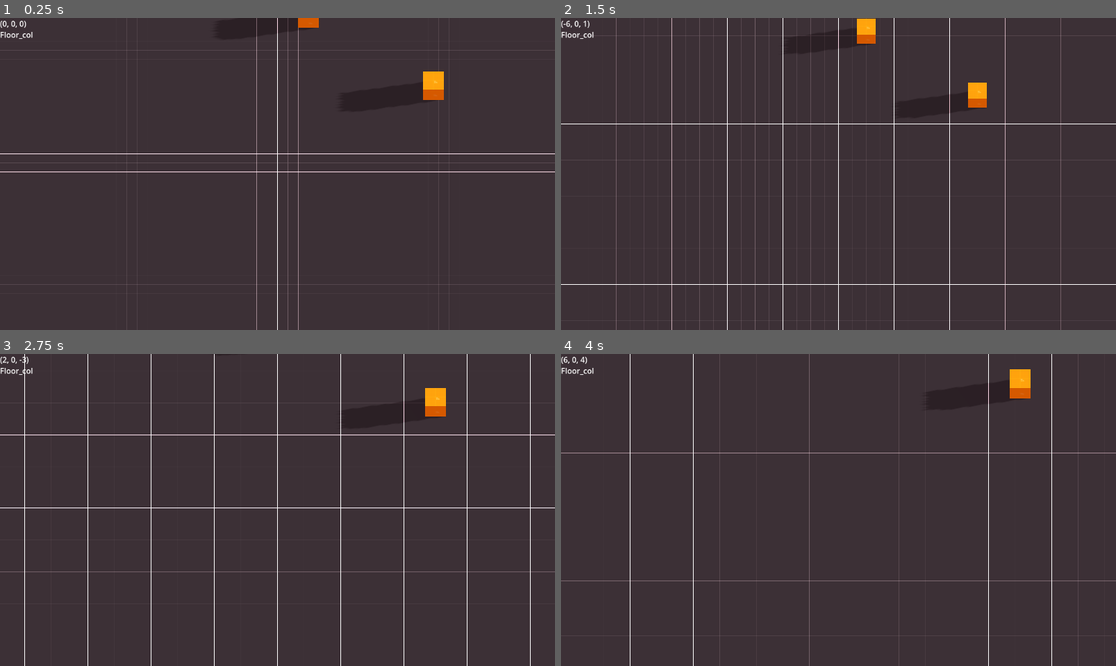
Above: before the commit, frames 1-4 (two rows, left to right).
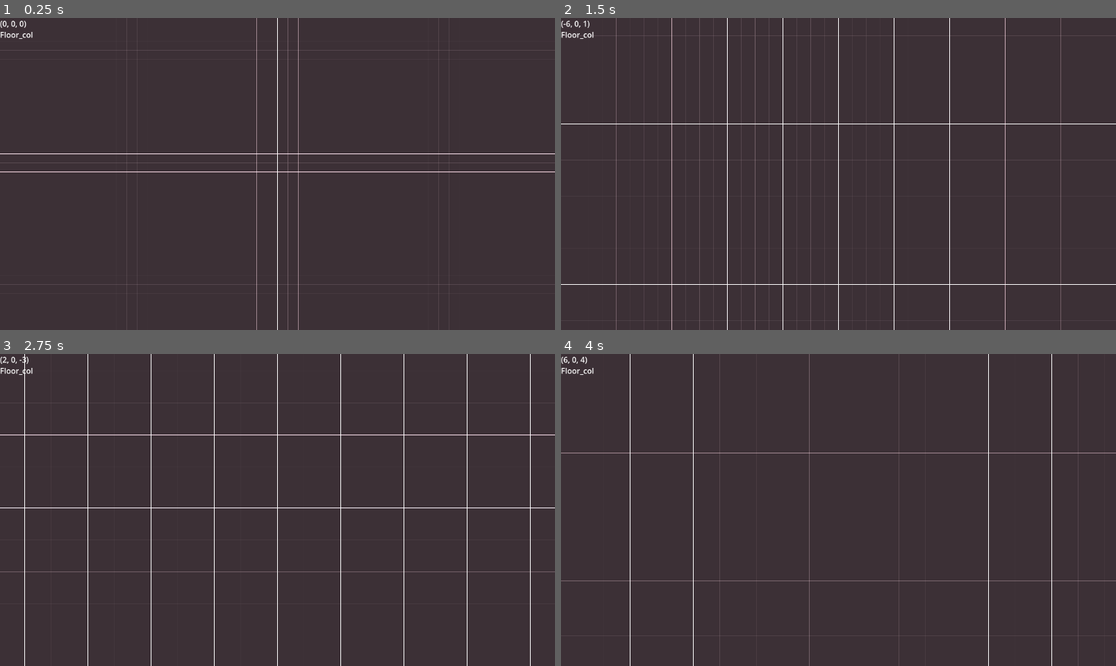
Above: after the commit, the same moments.

Repository: jorie100/Lander
Game: Godot game, scene res://scenes/DebugScene.tscn
The game is run twice, just before and just after one commit, with the same random seed, the same clock (stepped at 60 frames per second) and the same inputs.
Inputs (mouse positions are in pixels of both pictures, inside the frame that each line leads up to):
- Up to frame 1 (0.25 s): no input
- Up to frame 2 (1.5 s): tap Enter at 0.5 s; move the mouse to (960, 158) at 0.52 s; press the mouse at (960, 158) at 0.53 s; tap Mouse wheel down (cam_zoom_down) at 0.8, 1.35 s; move the mouse to (727, 189) at 1.27 s; release the mouse at (727, 189) at 1.28 s
- Up to frame 3 (2.75 s): tap Mouse wheel up (cam_zoom_up) at 1.55, 2.1 s; move the mouse to (333, 441) at 2.02 s; tap S (camera_down) at 2.3 s
- Up to frame 4 (4 s): move the mouse to (810, 572) at 2.77 s; tap S (camera_down) at 2.85 s; tap A (camera_left) at 3.05, 3.6 s; move the mouse to (1005, 556) at 3.52 s; tap D (camera_right) at 3.8 s

The runs differ from the first frame. In frame 1, 0.5% of the frame differs, in the area x 46-80%, y 0-27%; in frame 2, 0.6%, in the area x 44-77%, y 0-31%; in frame 3, 0.4%; in frame 4, 0.4%.

Commit message:
World Generation Threaded

Diff:
--- a/scenes/DebugScene.tscn
+++ b/scenes/DebugScene.tscn
@@ -8,11 +8,12 @@
 [ext_resource type="PackedScene" uid="uid://xq7h4o4vqbxv" path="res://scenes/player/MainCamera.tscn" id="4_gwgv0"]
 [ext_resource type="Material" uid="uid://bwvwtr6vftt3u" path="res://assets/materials/prototype_materials/dark_floor.tres" id="4_ip3fi"]
 [ext_resource type="Script" path="res://scripts/world/preview_container.gd" id="4_pfnmy"]
+[ext_resource type="PackedScene" uid="uid://woofhuq5383m" path="res://scenes/ui/LoadingScreen.tscn" id="5_1b8vi"]
 [ext_resource type="Material" uid="uid://cqlp7kufgqtba" path="res://assets/materials/structures/preview_buildable.tres" id="5_xxv2k"]
 [ext_resource type="Material" uid="uid://bopvtyrfl120p" path="res://assets/materials/structures/preview_not_buildable.tres" id="6_bchxv"]
 [ext_resource type="Script" path="res://scripts/world/structures_container.gd" id="8_g41cv"]
 
-[sub_resource type="ArrayMesh" id="ArrayMesh_tksk0"]
+[sub_resource type="ArrayMesh" id="ArrayMesh_mirug"]
 _surfaces = [{
 "aabb": AABB(-8, 0, -8, 16, 1e-05, 16),
 "attribute_data": PackedByteArray(0, 0, 0, 0, 0, 0, 0, 0, 0, 0, 128, 63, 0, 0, 0, 0, 0, 0, 128, 63, 0, 0, 128, 63, 0, 0, 0, 0, 0, 0, 128, 63),
@@ -43,21 +44,24 @@
 world_generator = NodePath("WorldGenerator")
 main_camera = NodePath("../MainCamera")
 
-[node name="WorldGenerator" type="Node" parent="World" node_paths=PackedStringArray("structures_container", "world_floor")]
+[node name="WorldGenerator" type="Node" parent="World" node_paths=PackedStringArray("structures_container", "world_floor", "loading_screen")]
 script = ExtResource("4_f2ikr")
 current_structure = ExtResource("3_srluh")
 structures_container = NodePath("../StructuresContainer")
 world_floor = NodePath("../Floor")
+loading_screen = NodePath("LoadingScreen")
+
+[node name="LoadingScreen" parent="World/WorldGenerator" instance=ExtResource("5_1b8vi")]
 
 [node name="Floor" parent="World" instance=ExtResource("1_16ih5")]
-mesh = SubResource("ArrayMesh_tksk0")
+mesh = SubResource("ArrayMesh_mirug")
 skeleton = NodePath("../..")
 material = ExtResource("4_ip3fi")
 
 [node name="Floor_col" type="StaticBody3D" parent="World/Floor"]
 
 [node name="CollisionShape3D" type="CollisionShape3D" parent="World/Floor/Floor_col"]
-shape = SubResource("ConcavePolygonShape3D_clfng")
+shape = SubResource("ConcavePolygonShape3D_6iyxj")
 
 [node name="PreviewContainer" type="Node3D" parent="World"]
 script = ExtResource("4_pfnmy")
--- /dev/null
+++ b/scenes/ui/LoadingScreen.tscn
@@ -0,0 +1,27 @@
+[gd_scene load_steps=2 format=3 uid="uid://woofhuq5383m"]
+
+[ext_resource type="Script" path="res://scripts/ui/loading_screen.gd" id="1_jgc4e"]
+
+[node name="LoadingScreen" type="CanvasLayer" node_paths=PackedStringArray("progress_bar")]
+script = ExtResource("1_jgc4e")
+progress_bar = NodePath("ProgressBar")
+
+[node name="ColorRect" type="ColorRect" parent="."]
+anchors_preset = 15
+anchor_right = 1.0
+anchor_bottom = 1.0
+grow_horizontal = 2
+grow_vertical = 2
+color = Color(0.0728426, 0.0728426, 0.0728426, 1)
+
+[node name="ProgressBar" type="ProgressBar" parent="."]
+anchors_preset = 14
+anchor_top = 0.5
+anchor_right = 1.0
+anchor_bottom = 0.5
+offset_left = 15.0
+offset_top = -13.0
+offset_right = -15.0
+offset_bottom = 14.0
+grow_horizontal = 2
+grow_vertical = 2
--- a/scripts/player/main_camera.gd
+++ b/scripts/player/main_camera.gd
@@ -22,6 +22,7 @@
 var camera_zoom: float
 var build_mode: bool = false
 var current_structure: StructureData
+var world_generated: bool = false
 
 func _ready() -> void:
 	current_structure = structures.front()
@@ -31,49 +32,50 @@
 		grid.visible = build_mode
 
 func _input(_event) -> void:
+	if world_generated:
 
-	if Input.is_action_just_pressed("cycle_structures") and build_mode:
-		structures = Utils.rotate_right(structures,1)
-		current_structure = structures.front()
+		if Input.is_action_just_pressed("cycle_structures") and build_mode:
+			structures = Utils.rotate_right(structures,1)
+			current_structure = structures.front()
 
-	if Input.is_action_just_pressed("toggle_build_mode"):
-		build_mode = not build_mode
-		build_mode_toggled.emit(build_mode)
-		if grid:
-			grid.visible = build_mode
+		if Input.is_action_just_pressed("toggle_build_mode"):
+			build_mode = not build_mode
+			build_mode_toggled.emit(build_mode)
+			if grid:
+				grid.visible = build_mode
 
 
-	if build_mode:
+		if build_mode:
 
-		if Input.is_action_pressed("build"):
-			var raycast_result = raycast_from_camera(1)
-			if raycast_result:
-				var mouse_3d_position = raycast_result.get("position")
-				if mouse_3d_position.x < 0:
-					mouse_3d_position.x += -1
-				if mouse_3d_position.z < 0:
-					mouse_3d_position.z += -1
-				#builded.emit(mouse_3d_position, false)
-				structure_builded.emit(mouse_3d_position, current_structure)
-
-		if Input.is_action_just_pressed("destroy"):
-			var raycast_result_collider = raycast_from_camera(4)
-			if raycast_result_collider:
-				structure_destroyed.emit(raycast_result_collider.get("collider"))
-	else:
-		if Input.is_action_just_pressed("move_player"):
-			var raycast_result = raycast_from_camera(-1)
-			if raycast_result:
-				if raycast_result.get("collider").collision_layer == 1:
+			if Input.is_action_pressed("build"):
+				var raycast_result = raycast_from_camera(1)
+				if raycast_result:
 					var mouse_3d_position = raycast_result.get("position")
 					if mouse_3d_position.x < 0:
 						mouse_3d_position.x += -1
 					if mouse_3d_position.z < 0:
 						mouse_3d_position.z += -1
-					#player_moved.emit(mouse_3d_position)
-				if raycast_result.get("collider").collision_layer == 4:
-					pass
-					#structure_clicked.emit(raycast_result.get("collider"))
+					#builded.emit(mouse_3d_position, false)
+					structure_builded.emit(mouse_3d_position, current_structure)
+
+			if Input.is_action_just_pressed("destroy"):
+				var raycast_result_collider = raycast_from_camera(4)
+				if raycast_result_collider:
+					structure_destroyed.emit(raycast_result_collider.get("collider"))
+		else:
+			if Input.is_action_just_pressed("move_player"):
+				var raycast_result = raycast_from_camera(-1)
+				if raycast_result:
+					if raycast_result.get("collider").collision_layer == 1:
+						var mouse_3d_position = raycast_result.get("position")
+						if mouse_3d_position.x < 0:
+							mouse_3d_position.x += -1
+						if mouse_3d_position.z < 0:
+							mouse_3d_position.z += -1
+						#player_moved.emit(mouse_3d_position)
+					if raycast_result.get("collider").collision_layer == 4:
+						pass
+						#structure_clicked.emit(raycast_result.get("collider"))
 
 # Utility function to rotate around the Y-axis
 #func rotate_y(angle):
@@ -82,55 +84,57 @@
 	#self.rotation_degrees = rotation
 
 func _process(delta) -> void:
-	var raycast_result2 = raycast_from_camera(-1)
-	if raycast_result2:
-		var mouse_3d_position = raycast_result2.get("position")
-		if mouse_3d_position.x < 0:
-			mouse_3d_position.x += -1
-		if mouse_3d_position.z < 0:
-			mouse_3d_position.z += -1
-		$Label2.text = str(Vector3i(mouse_3d_position))
-		$Label.text = raycast_result2.get("collider").name
-	else:
-		$Label2.text = ""
-		$Label.text = ""
+	if world_generated:
 
-	if build_mode:
-		var raycast_result = raycast_from_camera(1)
-		if raycast_result:
-			var mouse_3d_position = raycast_result.get("position")
+		var raycast_result2 = raycast_from_camera(-1)
+		if raycast_result2:
+			var mouse_3d_position = raycast_result2.get("position")
 			if mouse_3d_position.x < 0:
 				mouse_3d_position.x += -1
 			if mouse_3d_position.z < 0:
 				mouse_3d_position.z += -1
-			if raycast_result.get("collider").collision_layer == 1:
-				structure_previewed.emit(mouse_3d_position, current_structure)
+			$Label2.text = str(Vector3i(mouse_3d_position))
+			$Label.text = raycast_result2.get("collider").name
+		else:
+			$Label2.text = ""
+			$Label.text = ""
 
-	if Input.is_action_just_released("cam_zoom_down") and camera_zoom < 50:
-		camera_zoom += 100 * delta * (camera_zoom/20)
-	if Input.is_action_just_released("cam_zoom_up") and camera_zoom > 2:
-		camera_zoom -= 100 * delta * (camera_zoom/20)
-	size = lerpf(size, camera_zoom, 8.0 * delta)
+		if build_mode:
+			var raycast_result = raycast_from_camera(1)
+			if raycast_result:
+				var mouse_3d_position = raycast_result.get("position")
+				if mouse_3d_position.x < 0:
+					mouse_3d_position.x += -1
+				if mouse_3d_position.z < 0:
+					mouse_3d_position.z += -1
+				if raycast_result.get("collider").collision_layer == 1:
+					structure_previewed.emit(mouse_3d_position, current_structure)
 
-	if Input.get_vector("camera_left", "camera_right", "camera_up", "camera_down") != Vector2(0,0):
-		movement_dir = Input.get_vector("camera_left", "camera_right", "camera_up", "camera_down")
-		camera_position += (Vector3(movement_dir.x, 0.0, movement_dir.y)).normalized() * delta * speed
-	else:
-		movement_dir = Vector2(0.0, 0.0)
-	global_position.x = lerpf(global_position.x, camera_position.x, 12.0 * delta)
-	global_position.z = lerpf(global_position.z, camera_position.z, 12.0 * delta)
+		if Input.is_action_just_released("cam_zoom_down") and camera_zoom < 50:
+			camera_zoom += 100 * delta * (camera_zoom/20)
+		if Input.is_action_just_released("cam_zoom_up") and camera_zoom > 2:
+			camera_zoom -= 100 * delta * (camera_zoom/20)
+		size = lerpf(size, camera_zoom, 8.0 * delta)
 
-	if grid and build_mode:
-		var grid_raycast = raycast_from_camera(1)
-		if grid_raycast:
-			grid.get_surface_override_material(0).set_shader_parameter("line_width", (camera_zoom * 0.0018) + 0.001)
-			var grid_fixed_position = grid_raycast.get("position")
-			if grid_fixed_position.x < 0:
-				grid_fixed_position.x += -1
-			if grid_fixed_position.z < 0:
-				grid_fixed_position.z += -1
-			grid.global_position = Vector3(Vector3i(grid_fixed_position)) + Vector3(0.5,0.01,0.5)
-			grid.get_surface_override_material(0).set_shader_parameter("center", -grid.global_position)
+		if Input.get_vector("camera_left", "camera_right", "camera_up", "camera_down") != Vector2(0,0):
+			movement_dir = Input.get_vector("camera_left", "camera_right", "camera_up", "camera_down")
+			camera_position += (Vector3(movement_dir.x, 0.0, movement_dir.y)).normalized() * delta * speed
+		else:
+			movement_dir = Vector2(0.0, 0.0)
+		global_position.x = lerpf(global_position.x, camera_position.x, 12.0 * delta)
+		global_position.z = lerpf(global_position.z, camera_position.z, 12.0 * delta)
+
+		if grid and build_mode:
+			var grid_raycast = raycast_from_camera(1)
+			if grid_raycast:
+				grid.get_surface_override_material(0).set_shader_parameter("line_width", (camera_zoom * 0.0018) + 0.001)
+				var grid_fixed_position = grid_raycast.get("position")
+				if grid_fixed_position.x < 0:
+					grid_fixed_position.x += -1
+				if grid_fixed_position.z < 0:
+					grid_fixed_position.z += -1
+				grid.global_position = Vector3(Vector3i(grid_fixed_position)) + Vector3(0.5,0.01,0.5)
+				grid.get_surface_override_material(0).set_shader_parameter("center", -grid.global_position)
 
 # Raycast desde la camara distancia 100. Acepta capa collision mask
 # Si capa collider_mask = -1, activa todas las capas
@@ -153,3 +157,6 @@
 		grid.get_surface_override_material(0).set_shader_parameter("line_color", Color8(0,255,0,255))
 	else:
 		grid.get_surface_override_material(0).set_shader_parameter("line_color", Color8(255,0,0,255))
+
+func _on_world_updated(_world: WorldData) -> void:
+	world_generated = true
--- a/scripts/procedural/procedural_plane.gd
+++ b/scripts/procedural/procedural_plane.gd
@@ -83,6 +83,9 @@
 
 # Funcion para cambiar el tamaño del piso, borrar colisiones previas y generar mesh y colisiones de nuevo
 func update_size(updated_width, updated_height):
+	call_deferred("_update_size",updated_width,updated_height)
+
+func _update_size(updated_width, updated_height):
 	width = updated_width
 	height = updated_height
 	for child in get_children():
@@ -93,5 +96,8 @@
 	# self.set_surface_override_material(0, new_material)
 
 func generate_floor(world_settings: WorldSettings):
+	call_deferred("_generate_floor",world_settings)
+
+func _generate_floor(world_settings: WorldSettings):
 	update_size(world_settings.width,world_settings.height)
 	self.global_position.y = world_settings.floor_height
--- /dev/null
+++ b/scripts/ui/loading_screen.gd
@@ -0,0 +1,14 @@
+extends CanvasLayer
+
+@export var progress_bar: ProgressBar
+var progress: float = 0.0
+
+func _process(_delta):
+	progress_bar_update(progress)
+	if progress_bar.value == 100.0:
+		self.visible = false
+
+
+func progress_bar_update(value: float):
+	if progress_bar:
+		progress_bar.value = value
--- a/scripts/world/structures_container.gd
+++ b/scripts/world/structures_container.gd
@@ -2,6 +2,9 @@
 
 # Build in structure container
 func build_structure(build_position: Vector3, structure: StructureData) -> void:
+	call_deferred("_build_structure", build_position, structure)
+
+func _build_structure(build_position: Vector3, structure: StructureData) -> void:
 	var new_structure_scene = structure.structure_scene.instantiate()
 	self.add_child(new_structure_scene)
 	new_structure_scene.global_position = build_position + Vector3(0.0, 0.5, 0.0)
--- a/scripts/world/world.gd
+++ b/scripts/world/world.gd
@@ -41,9 +41,14 @@
 
 
 func _on_world_generated(world_data: WorldData):
+	call_deferred("_on_world_generated_def", world_data)
+
+func _on_world_generated_def(world_data: WorldData):
 	world = world_data
-
+	print("Finished generating world")
 	world.world_updated.connect(preview_container._on_world_updated)
+	world.world_updated.connect(main_camera._on_world_updated)
+	world.world_updated.emit(world)
 
 func _on_structure_previewed(build_position: Vector3, build_structure: StructureData):
 	build_position = Vector3i(build_position)
--- a/scripts/world/world_generator.gd
+++ b/scripts/world/world_generator.gd
@@ -6,7 +6,25 @@
 @export var structures_container: Node
 @export var world_floor: Node3D
 
+@export var loading_screen: Node
+var progress: float = 0.0
+var total_steps: float = 2.0
+var partial_steps: float
+var is_finished: bool = false
+
+var thread = Thread.new()
+
+func _process(_delta):
+	if not is_finished and "progress" in loading_screen:
+		loading_screen.progress = progress
+	else:
+		loading_screen.progress = 100.0
+
+
 func _on_new_world_started(world_settings: WorldSettings):
+	thread.start(_generate_world.bind(world_settings))
+
+func _generate_world(world_settings: WorldSettings):
 	# Generar piso
 	world_floor.generate_floor(world_settings)
 
@@ -28,6 +46,8 @@
 	new_world.astar_grid = astar_grid
 
 	# Generar terreno
+	partial_steps = width * height
+
 	var world_seed = world_settings.world_seed
 	if world_seed == 0:
 		world_seed = randi()
@@ -43,8 +63,9 @@
 		new_world = generate_structures(rng, new_world)
 
 	new_world.world_seed = rng.seed
+	is_finished = true
 	print("seed: ",new_world.world_seed)
-	world_generated.emit(new_world)
+	call_deferred("emit_signal", "world_generated", new_world)
 
 # Noise
 func setup_noise(noise: FastNoiseLite, noise_rng: RandomNumberGenerator):
@@ -69,6 +90,9 @@
 			var ny = (float(y) / float(height)) * (10 * n_scale) * (scale_factor * 0.002)
 			var value = noise.get_noise_2d(nx, ny)
 			row.append(value)
+
+			progress += (100.0 / total_steps) / (partial_steps)
+
 		grid.append(row)
 	return grid
 
@@ -89,6 +113,8 @@
 				if noise_grid[x - half_width][y - half_height] > noise_value:
 					world.add_structure(int(x), int(y), current_structure)
 					structures_container.build_structure(Vector3(int(x), world.floor_height, int(y)), current_structure)
+
+			progress += (100.0 / total_steps) / (partial_steps)
 
 	return world
 
--- a/scripts/world/world_settings/default.tres
+++ b/scripts/world/world_settings/default.tres
@@ -12,7 +12,7 @@
 height = 128
 floor_height = 0
 spawn_radius = 8
-world_seed = 1
+world_seed = 0
 generate_structures = true
 structure_spawn_rate = 0.15
 generate_mountains = true
Not shown: 2 places in scenes/DebugScene.tscn that only renumber resources
